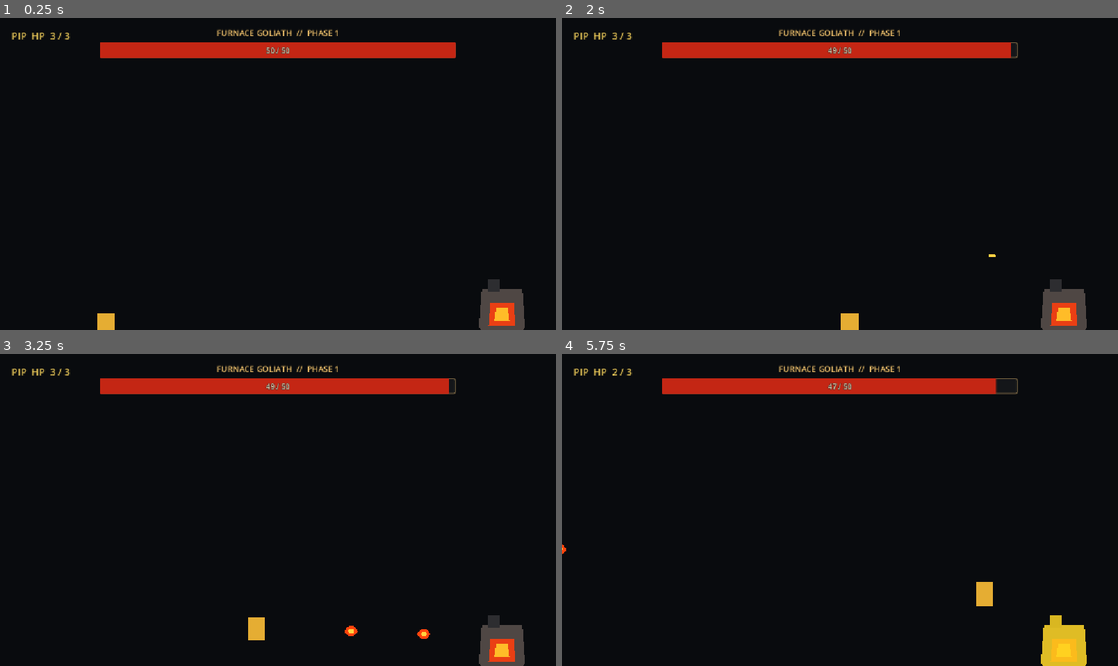
Above: before the commit, frames 1-4 (two rows, left to right).
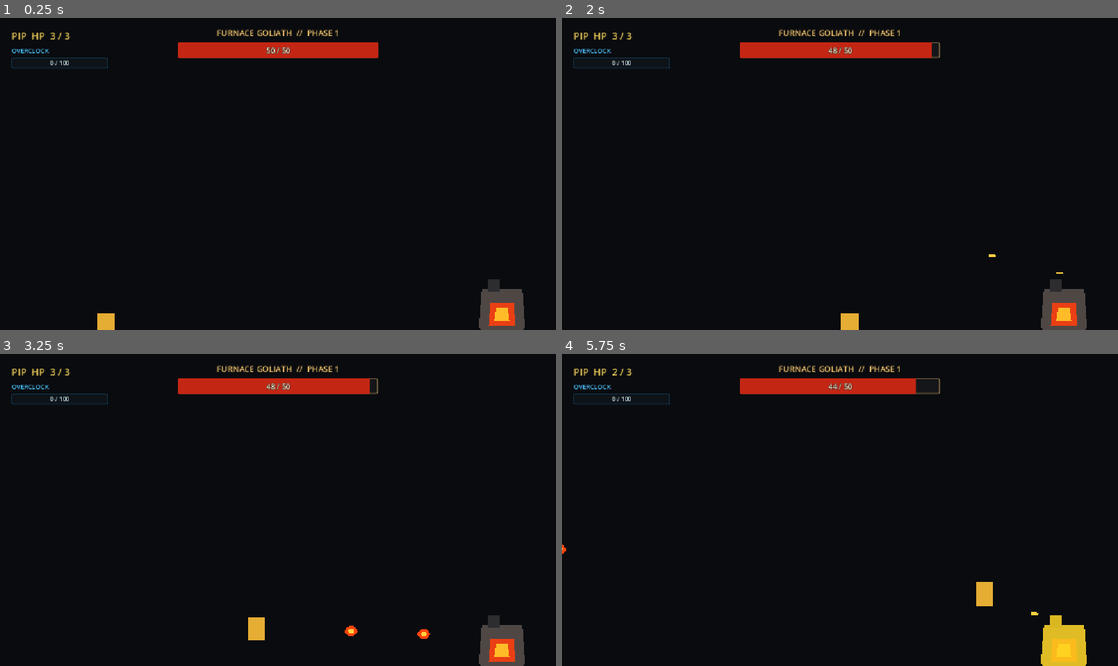
Above: after the commit, the same moments.

Repository: koushamoeini/Reign-of-Gears
Game: Godot game, scene res://main.tscn
The game is run twice, just before and just after one commit, with the same random seed, the same clock (stepped at 60 frames per second) and the same inputs.
Inputs:
- Up to frame 1 (0.25 s): no input
- Up to frame 2 (2 s): tap Enter at 0.5 s; hold D (pip_shoot) 0.53-1.28 s; hold Right (pip_move_right) from 0.53 s (still down); tap Space (pip_parry, bound only before the commit) at 0.6 s; tap F (pip_jump) at 0.77, 1.07, 1.52, 1.82 s; tap D (pip_shoot) at 1.35 s; tap S (pip_special) at 1.55 s
- Up to frame 3 (3.25 s): release Right (pip_move_right) at 2.03 s; hold Left (pip_move_left) 2.03-2.78 s; tap S (pip_special) at 2.1 s; tap F (pip_jump) at 2.3, 2.85, 3.02 s; hold Right (pip_move_right) from 2.78 s (still down); tap Space (pip_parry, bound only before the commit) at 3.05 s
- Up to frame 4 (5.75 s): tap F (pip_jump) at 3.32, 3.77, 4.07, 4.52, 4.82, 5.3 s; hold D (pip_shoot) 3.53-4.28 s; tap A (pip_dash) at 3.6 s; release Right (pip_move_right) at 4.28 s; hold Left (pip_move_left) 4.28-5.03 s; tap Space (pip_parry, bound only before the commit) at 4.35 s; tap S (pip_special) at 4.55 s; hold Right (pip_move_right) from 5.03 s (still down); hold D (pip_shoot) from 5.03 s (still down)

The runs differ from the first frame. In frame 1, 1.7% of the frame differs, in the area x 2-82%, y 7-17%; in frame 2, 1.7%; in frame 3, 1.7%; in frame 4, 1.8%, in the area x 2-86%, y 7-84%.

Commit message:
Replace parry with Overclock absorb

Diff:
--- a/bosses/fireball.gd
+++ b/bosses/fireball.gd
@@ -5,15 +5,16 @@
 @export var damage: int = 1
 
 var direction: Vector2 = Vector2.LEFT
-var is_parryable: bool = false
-var was_parried: bool = false
+var is_absorbable: bool = false
+var was_absorbed: bool = false
 
 
 func _ready() -> void:
-	if is_parryable:
-		add_to_group("pink_projectiles")
-		$Glow.color = Color(1.0, 0.12, 0.62, 1.0)
-		$Core.color = Color(1.0, 0.76, 0.9, 1.0)
+	if is_absorbable:
+		add_to_group("blue_projectiles")
+		$Aura.show()
+		$Glow.color = Color(0.02, 0.46, 1.0, 1.0)
+		$Core.color = Color(0.68, 0.93, 1.0, 1.0)
 
 
 func _physics_process(delta: float) -> void:
@@ -21,7 +22,9 @@
 
 
 func _on_body_entered(body: Node) -> void:
-	if was_parried or not body.is_in_group("player"):
+	if was_absorbed or not body.is_in_group("player"):
+		return
+	if is_absorbable and body.has_method("try_absorb_projectile") and body.try_absorb_projectile(self):
 		return
 	if body.has_method("take_damage"):
 		body.take_damage(damage)
@@ -32,10 +35,11 @@
 	queue_free()
 
 
-func parry() -> void:
-	if not is_parryable or was_parried:
-		return
-	was_parried = true
+func absorb() -> bool:
+	if not is_absorbable or was_absorbed:
+		return false
+	was_absorbed = true
 	monitoring = false
 	$CollisionShape2D.set_deferred("disabled", true)
 	queue_free()
+	return true
--- a/bosses/fireball.tscn
+++ b/bosses/fireball.tscn
@@ -9,6 +9,13 @@
 collision_layer = 8
 collision_mask = 1
 script = ExtResource("1_fireball")
+
+[node name="Aura" type="Polygon2D" parent="."]
+visible = false
+z_index = -1
+scale = Vector2(1.55, 1.55)
+polygon = PackedVector2Array(-14, 0, -7, -9, 5, -11, 14, 0, 5, 11, -7, 9)
+color = Color(0.02, 0.55, 1, 0.3)
 
 [node name="Glow" type="Polygon2D" parent="."]
 polygon = PackedVector2Array(-14, 0, -7, -9, 5, -11, 14, 0, 5, 11, -7, 9)
--- a/bosses/furnace_goliath.gd
+++ b/bosses/furnace_goliath.gd
@@ -186,7 +186,7 @@
 
 	var fireball := fireball_scene.instantiate()
 	fireball.set("direction", muzzle.global_position.direction_to(player.global_position))
-	fireball.set("is_parryable", randf() < 0.2)
+	fireball.set("is_absorbable", randf() < 0.2)
 	get_tree().current_scene.add_child(fireball)
 	fireball.global_position = muzzle.global_position
 
--- a/player/pip.gd
+++ b/player/pip.gd
@@ -3,15 +3,22 @@
 
 signal health_changed(current_health: int, max_health: int)
 signal died
-signal special_ability_requested
+signal overclock_changed(current_value: int, max_value: int)
+signal overclock_mode_changed(is_active: bool)
 
 # Movement tuning: adjust these three constants to change how Pip feels.
 const SPEED := 260.0 # Horizontal movement speed.
 const JUMP_VELOCITY := -520.0 # More negative means a higher jump.
 const DASH_SPEED := 760.0 # Horizontal speed during a dash.
+const OVERCLOCK_MAX := 100
+const OVERCLOCK_GAIN := 25
+const OVERCLOCK_DURATION := 5.0
+const OVERCLOCK_SPEED_MULTIPLIER := 1.5
+const OVERCLOCK_FIRE_RATE_MULTIPLIER := 2.0
 
 @export var dash_duration: float = 0.16
 @export var dash_cooldown: float = 0.8
+@export var fire_interval: float = 0.24
 
 @export_group("Combat")
 @export var max_health: int = 3
@@ -24,13 +31,17 @@
 @onready var invincibility_timer: Timer = $InvincibilityTimer
 @onready var flash_timer: Timer = $FlashTimer
 @onready var hit_flash: Polygon2D = $HitFlash
-@onready var parry_area: Area2D = $ParryArea
+@onready var absorb_area: Area2D = $AbsorbArea
+@onready var shoot_cooldown_timer: Timer = $ShootCooldownTimer
+@onready var overclock_timer: Timer = $OverclockTimer
+@onready var overclock_aura: Polygon2D = $OverclockAura
 
 var health: int
 var facing_direction: float = 1.0
 var is_invincible: bool = false
-var bonus_jump_available: bool = false
 var hit_flash_version: int = 0
+var overclock_meter: int = 0
+var is_overclock_active: bool = false
 
 
 func _ready() -> void:
@@ -38,19 +49,16 @@
 	dash_duration_timer.wait_time = dash_duration
 	dash_cooldown_timer.wait_time = dash_cooldown
 	invincibility_timer.wait_time = invincibility_duration
+	overclock_timer.wait_time = OVERCLOCK_DURATION
 	_register_controls()
 
 
 func _physics_process(delta: float) -> void:
 	if not is_on_floor():
 		velocity += get_gravity() * delta
-	else:
-		bonus_jump_available = false
-
-	if Input.is_action_just_pressed("pip_jump"):
-		_try_jump()
-	if Input.is_action_just_pressed("pip_parry"):
-		_try_parry()
+
+	if Input.is_action_just_pressed("pip_jump") and is_on_floor():
+		velocity.y = JUMP_VELOCITY
 
 	var direction := Input.get_axis("pip_move_left", "pip_move_right")
 	if not is_zero_approx(direction):
@@ -63,23 +71,29 @@
 	if dash_duration_timer.time_left > 0.0:
 		velocity.x = facing_direction * DASH_SPEED
 	else:
-		velocity.x = direction * SPEED
-
-	if Input.is_action_just_pressed("pip_shoot"):
+		velocity.x = direction * _current_move_speed()
+
+	if Input.is_action_pressed("pip_shoot"):
 		shoot()
 	if Input.is_action_just_pressed("pip_special"):
-		special_ability_requested.emit()
+		_try_activate_overclock()
 
 	move_and_slide()
+	if _is_dashing():
+		_absorb_blue_projectiles()
 
 
 func shoot() -> void:
+	if shoot_cooldown_timer.time_left > 0.0:
+		return
+
 	var bullet := bullet_scene.instantiate()
 	bullet.set("direction", Vector2(facing_direction, 0.0))
 	bullet.rotation = PI if facing_direction < 0.0 else 0.0
 	get_tree().current_scene.add_child(bullet)
 	bullet.global_position = muzzle.global_position
 	SoundManager.play_shoot_sfx()
+	shoot_cooldown_timer.start(_current_fire_interval())
 
 
 func take_damage(amount: int) -> void:
@@ -102,7 +116,7 @@
 
 
 func _start_dash() -> void:
-	if dash_cooldown_timer.time_left > 0.0:
+	if dash_cooldown_timer.time_left > 0.0 or _is_dashing():
 		return
 
 	dash_duration_timer.start()
@@ -110,24 +124,52 @@
 	SoundManager.play_dash_sfx()
 
 
-func _try_jump() -> void:
-	if is_on_floor():
-		velocity.y = JUMP_VELOCITY
-	elif bonus_jump_available:
-		bonus_jump_available = false
-		velocity.y = JUMP_VELOCITY
-
-
-func _try_parry() -> void:
-	if is_on_floor():
-		return
-
-	for area in parry_area.get_overlapping_areas():
-		if area.is_in_group("pink_projectiles") and area.has_method("parry"):
-			area.parry()
-			bonus_jump_available = true
-			velocity.y = JUMP_VELOCITY * 0.65
-			break
+func try_absorb_projectile(projectile: Area2D) -> bool:
+	if not _is_dashing() or not projectile.is_in_group("blue_projectiles"):
+		return false
+	if not projectile.has_method("absorb") or not projectile.absorb():
+		return false
+
+	dash_cooldown_timer.stop()
+	overclock_meter = mini(overclock_meter + OVERCLOCK_GAIN, OVERCLOCK_MAX)
+	overclock_changed.emit(overclock_meter, OVERCLOCK_MAX)
+	return true
+
+
+func _absorb_blue_projectiles() -> void:
+	for area in absorb_area.get_overlapping_areas():
+		try_absorb_projectile(area)
+
+
+func _try_activate_overclock() -> void:
+	if overclock_meter < OVERCLOCK_MAX or is_overclock_active:
+		return
+
+	overclock_meter = 0
+	is_overclock_active = true
+	overclock_changed.emit(overclock_meter, OVERCLOCK_MAX)
+	overclock_mode_changed.emit(true)
+	overclock_aura.show()
+	overclock_timer.start()
+
+
+func _on_overclock_timer_timeout() -> void:
+	overclock_timer.stop()
+	is_overclock_active = false
+	overclock_aura.hide()
+	overclock_mode_changed.emit(false)
+
+
+func _is_dashing() -> bool:
+	return dash_duration_timer.time_left > 0.0
+
+
+func _current_move_speed() -> float:
+	return SPEED * OVERCLOCK_SPEED_MULTIPLIER if is_overclock_active else SPEED
+
+
+func _current_fire_interval() -> float:
+	return fire_interval / OVERCLOCK_FIRE_RATE_MULTIPLIER if is_overclock_active else fire_interval
 
 
 func _show_hit_flash() -> void:
@@ -156,7 +198,6 @@
 	_add_key_action("pip_jump", KEY_F)
 	_add_key_action("pip_shoot", KEY_D)
 	_add_key_action("pip_special", KEY_S)
-	_add_key_action("pip_parry", KEY_SPACE)
 
 
 func _add_key_action(action: StringName, keycode: Key) -> void:
--- a/player/pip.tscn
+++ b/player/pip.tscn
@@ -29,6 +29,13 @@
 polygon = PackedVector2Array(-22, -24, -12, -24, -12, -36, 12, -36, 12, -24, 22, -24, 22, -19, 18, -19, 18, 24, -18, 24, -18, -19, -22, -19)
 color = Color(1, 1, 1, 0.95)
 
+[node name="OverclockAura" type="Polygon2D" parent="."]
+visible = false
+z_index = -1
+scale = Vector2(1.35, 1.35)
+polygon = PackedVector2Array(-22, -24, -12, -24, -12, -36, 12, -36, 12, -24, 22, -24, 22, 24, -22, 24)
+color = Color(0.05, 0.62, 1, 0.42)
+
 [node name="CollisionShape2D" type="CollisionShape2D" parent="."]
 shape = SubResource("CapsuleShape_pip")
 
@@ -39,13 +46,13 @@
 [node name="CollisionShape2D" type="CollisionShape2D" parent="Hurtbox"]
 shape = SubResource("HurtboxShape_pip")
 
-[node name="ParryArea" type="Area2D" parent="."]
+[node name="AbsorbArea" type="Area2D" parent="."]
 collision_layer = 0
 collision_mask = 8
 monitorable = false
 
-[node name="CollisionShape2D" type="CollisionShape2D" parent="ParryArea"]
-shape = SubResource("ParryShape_pip")
+[node name="CollisionShape2D" type="CollisionShape2D" parent="AbsorbArea"]
+shape = SubResource("AbsorbShape_pip")
 
 [node name="Muzzle" type="Marker2D" parent="."]
 position = Vector2(28, 0)
@@ -65,5 +72,13 @@
 [node name="FlashTimer" type="Timer" parent="."]
 wait_time = 0.1
 
+[node name="ShootCooldownTimer" type="Timer" parent="."]
+one_shot = true
+
+[node name="OverclockTimer" type="Timer" parent="."]
+wait_time = 5.0
+one_shot = true
+
 [connection signal="timeout" from="InvincibilityTimer" to="." method="_on_invincibility_timer_timeout"]
 [connection signal="timeout" from="FlashTimer" to="." method="_on_flash_timer_timeout"]
+[connection signal="timeout" from="OverclockTimer" to="." method="_on_overclock_timer_timeout"]
--- a/ui/combat_hud.gd
+++ b/ui/combat_hud.gd
@@ -6,6 +6,9 @@
 enum ResultAction { RETRY, NEXT_BOSS }
 
 @onready var player_health_label: Label = $Interface/PlayerHealth
+@onready var overclock_label: Label = $Interface/OverclockLabel
+@onready var overclock_bar: ProgressBar = $Interface/OverclockBar
+@onready var overclock_value: Label = $Interface/OverclockValue
 @onready var boss_name_label: Label = $Interface/BossName
 @onready var boss_health_bar: ProgressBar = $Interface/BossHealthBar
 @onready var boss_health_label: Label = $Interface/BossHealthValue
@@ -30,8 +33,11 @@
 
 	if is_instance_valid(player):
 		player.connect("health_changed", _on_player_health_changed)
+		player.connect("overclock_changed", _on_overclock_changed)
+		player.connect("overclock_mode_changed", _on_overclock_mode_changed)
 		player.connect("died", _on_player_died)
 		_on_player_health_changed(player.get("health"), player.get("max_health"))
+		_on_overclock_changed(player.get("overclock_meter"), 100)
 
 	if is_instance_valid(boss):
 		boss.connect("health_changed", _on_boss_health_changed)
@@ -46,6 +52,17 @@
 
 func _on_player_died() -> void:
 	player_health_label.text = "PIP  HP  0 / 3"
+
+
+func _on_overclock_changed(current_value: int, max_value: int) -> void:
+	overclock_bar.max_value = max_value
+	overclock_bar.value = current_value
+	overclock_value.text = "%d / %d" % [current_value, max_value]
+
+
+func _on_overclock_mode_changed(is_active: bool) -> void:
+	overclock_label.text = "OVERCLOCK  //  ACTIVE" if is_active else "OVERCLOCK"
+	overclock_value.text = "5.0s" if is_active else "%d / 100" % overclock_bar.value
 
 
 func _on_boss_health_changed(current_health: int, max_health: int) -> void:
--- a/ui/combat_hud.tscn
+++ b/ui/combat_hud.tscn
@@ -21,6 +21,25 @@
 corner_radius_bottom_right = 2
 corner_radius_bottom_left = 2
 
+[sub_resource type="StyleBoxFlat" id="OverclockBarBackground"]
+bg_color = Color(0.055, 0.075, 0.095, 0.96)
+border_width_left = 1
+border_width_top = 1
+border_width_right = 1
+border_width_bottom = 1
+border_color = Color(0.12, 0.48, 0.72, 1)
+corner_radius_top_left = 2
+corner_radius_top_right = 2
+corner_radius_bottom_right = 2
+corner_radius_bottom_left = 2
+
+[sub_resource type="StyleBoxFlat" id="OverclockBarFill"]
+bg_color = Color(0.02, 0.55, 1, 1)
+corner_radius_top_left = 2
+corner_radius_top_right = 2
+corner_radius_bottom_right = 2
+corner_radius_bottom_left = 2
+
 [node name="CombatHUD" type="CanvasLayer"]
 process_mode = 3
 script = ExtResource("1_hud")
@@ -46,6 +65,44 @@
 theme_override_font_sizes/font_size = 20
 text = "PIP  HP  3 / 3"
 
+[node name="OverclockLabel" type="Label" parent="Interface"]
+layout_mode = 0
+offset_left = 24.0
+offset_top = 60.0
+offset_right = 224.0
+offset_bottom = 80.0
+theme_override_colors/font_color = Color(0.3, 0.76, 1, 1)
+theme_override_colors/font_outline_color = Color(0.04, 0.045, 0.05, 1)
+theme_override_constants/outline_size = 4
+theme_override_font_sizes/font_size = 13
+text = "OVERCLOCK"
+
+[node name="OverclockBar" type="ProgressBar" parent="Interface"]
+layout_mode = 0
+offset_left = 24.0
+offset_top = 84.0
+offset_right = 224.0
+offset_bottom = 106.0
+theme_override_styles/background = SubResource("OverclockBarBackground")
+theme_override_styles/fill = SubResource("OverclockBarFill")
+max_value = 100.0
+show_percentage = false
+
+[node name="OverclockValue" type="Label" parent="Interface"]
+layout_mode = 0
+offset_left = 24.0
+offset_top = 84.0
+offset_right = 224.0
+offset_bottom = 106.0
+mouse_filter = 2
+theme_override_colors/font_color = Color(0.86, 0.96, 1, 1)
+theme_override_colors/font_outline_color = Color(0.04, 0.06, 0.08, 1)
+theme_override_constants/outline_size = 2
+theme_override_font_sizes/font_size = 12
+text = "0 / 100"
+horizontal_alignment = 1
+vertical_alignment = 1
+
 [node name="BossName" type="Label" parent="Interface"]
 layout_mode = 1
 anchors_preset = 10
@@ -64,8 +121,8 @@
 [node name="BossHealthBar" type="ProgressBar" parent="Interface"]
 layout_mode = 1
 anchors_preset = 10
-anchor_left = 0.18
-anchor_right = 0.82
+anchor_left = 0.32
+anchor_right = 0.68
 offset_top = 52.0
 offset_bottom = 84.0
 grow_horizontal = 2
@@ -79,8 +136,8 @@
 [node name="BossHealthValue" type="Label" parent="Interface"]
 layout_mode = 1
 anchors_preset = 10
-anchor_left = 0.18
-anchor_right = 0.82
+anchor_left = 0.32
+anchor_right = 0.68
 offset_top = 54.0
 offset_bottom = 84.0
 grow_horizontal = 2
Not shown: 1 places in player/pip.tscn that only renumber resources
Not shown: 1 places in ui/combat_hud.tscn that only renumber resources
